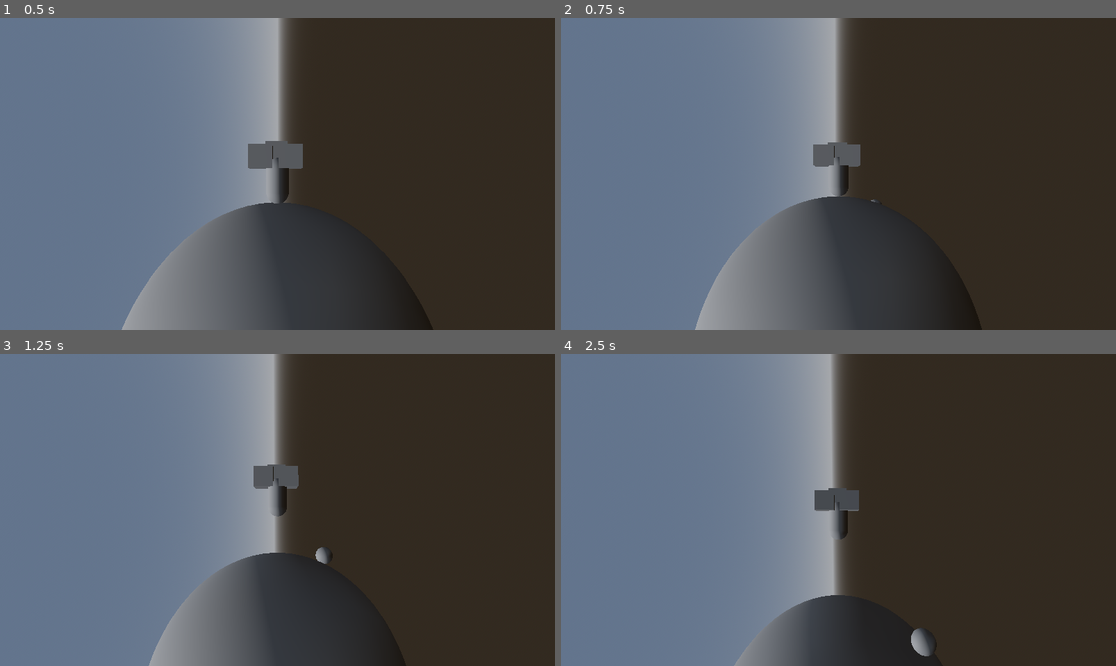
Above: before the commit, frames 1-4 (two rows, left to right).
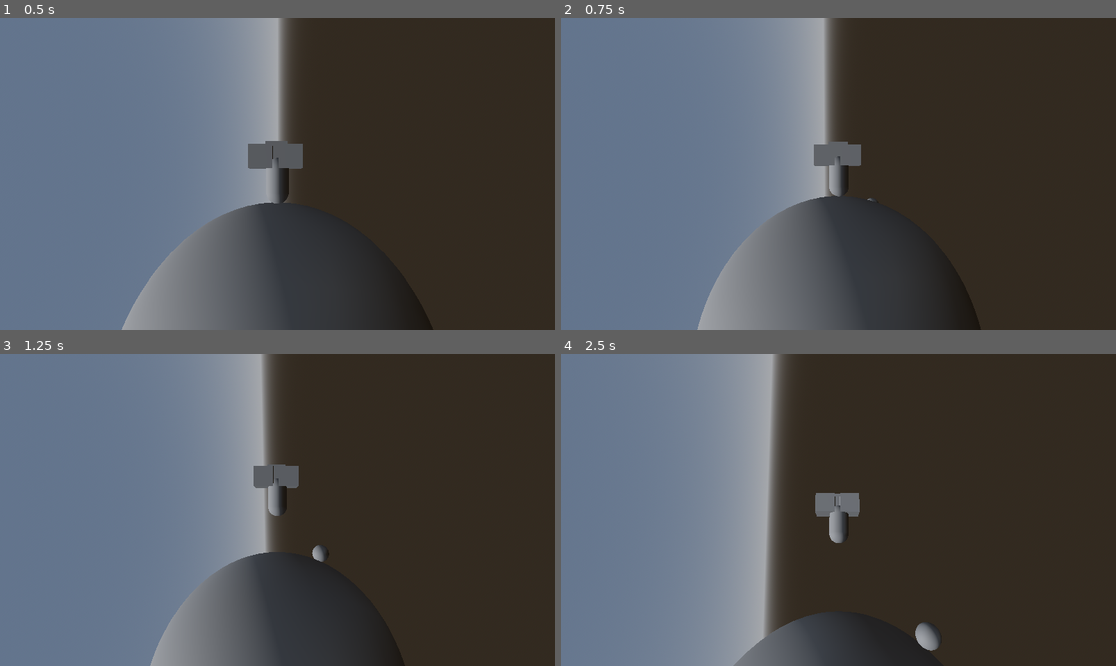
Above: after the commit, the same moments.

Repository: keykk/TesteMecanicaGravidade
Game: Godot game, scene res://mundo.tscn
Same seed, same stepped clock (60 frames per second), same inputs: the game is played once before the commit and once after it. The project has no main scene, so this scene is started directly.
Inputs (mouse positions are in pixels of both pictures, inside the frame that each line leads up to):
- Up to frame 1 (0.5 s): no input
- Up to frame 2 (0.75 s): move the mouse to (866, 174) at 0.52 s; hold Up (move_forward) from 0.53 s (still down); click (866, 174) at 0.6 s
- Up to frame 3 (1.25 s): keep holding Up (move_forward); tap Space (jump) at 0.77 s
- Up to frame 4 (2.5 s): keep holding Up (move_forward); move the mouse to (810, 510) at 1.27 s; tap K (camera_down) at 1.35 s; click (810, 510) at 1.42 s; tap Space (jump) at 1.52 s; move the mouse to (849, 503) at 2.02 s; tap J (camera_left) at 2.1 s; click (849, 503) at 2.17 s

Frame 1 is identical in both runs. In frame 2, 1.7% of the frame differs, in the area x 24-76%, y 0-100%; in frame 3, 2.0%; in frame 4, 20%, in the area x 27-69%, y 0-100%.

Commit message:
Correção da movimentação da camera

Diff:
--- a/CharacterBody3D.gd
+++ b/CharacterBody3D.gd
@@ -13,15 +13,10 @@
 	"camera_down":[KEY_K],
 	"attack_1":[MOUSE_BUTTON_LEFT]
 }
-@export var camera_view: Node3D
 @export_subgroup("Properties")
 @export var movement_speed: int = 250
 @export var jump_strength: int = 10
-@onready var planet_1 = $"../planet1"
 
-const SPEED = 5.0
-const JUMP_VELOCITY = 4.5
-@onready var node_3d = $"../Node3D"
 @export var planet_path : NodePath
 
 # Get the gravity from the project settings to be synced with RigidBody nodes.
@@ -46,8 +41,6 @@
 var up_dir: Vector3
 var current_forward: Vector3
 var orientation: Basis
-
-var projected_position: Vector3 = Vector3.ZERO
 var planet_direction: Vector3 = Vector3.ZERO
 
 func _ready():
@@ -62,11 +55,7 @@
 	velocity += gravity_velocity
 	up_direction = -gravity.normalized()
 
-
 	move_and_slide()
-
-	projected_position = get_projected_position_on_planet()
-	planet_direction = gravity.normalized()
 
 
 func apply_gravity(delta) -> void:
@@ -99,7 +88,7 @@
 	forward_dir = -transform.basis.z
 
 	move_dir = (forward_dir * input_direction.x + right_dir * input_direction.y).normalized()
-	#move_dir = move_dir.rotated(Vector3.UP, camera_view.rotation.y).normalized()
+
 	velocity = move_dir * movement_speed * delta
 
 	if Input.is_action_just_pressed("jump"):
@@ -112,7 +101,6 @@
 
 
 func handle_orientation(delta) -> void:
-	#update_player_rotation()
 	# Step 1: Align the player with the planet
 	up_dir = -gravity.normalized()
 	current_forward = global_transform.basis.z # This might cause the resetting while leaving keys
@@ -200,18 +188,3 @@
 		var planet_radius = sphere_node.scale.x * 0.5  # Assuming the planet is a perfect sphere with diameter = scale.x
 		return sphere_node.global_transform.origin + normalized_dir * planet_radius
 	return Vector3.ZERO
-
-func update_player_rotation():
-	# Pegar a base atual do jogador
-	var player_transform = global_transform
-
-	# Criar uma nova base para rotação horizontal
-	var rotation_transform = Transform3D()
-	rotation_transform.basis = Basis()
-	rotation_transform.basis = rotation_transform.basis.rotated(Vector3(0, 1, 0), deg_to_rad(camera_view.camera_rotation.y))
-
-	# Aplicar a rotação horizontal ao jogador mantendo a orientação vertical
-	player_transform.basis = rotation_transform.basis * player_transform.basis
-
-	# Atualizar a transformação global do jogador
-	global_transform = player_transform
--- a/camera_pivot.gd
+++ b/camera_pivot.gd
@@ -8,55 +8,41 @@
 @export var zoom_maximum = 4
 @export var zoom_speed = 10
 
-@export_group("Rotation")
-@export var rotation_speed = 120
-@export var min_rotation_x = -80
-@export var max_rotation_x = -10
-
 @export_group("Mouse")
 @export var mouse_sensitivity : float = 0.1
 
-var camera_rotation:Vector3
-var target_rotation:Vector3
+var camera_rotation:Vector3 = Vector3.ZERO
+var previous_camera_rotation_y = 0.0
 var zoom = 10
-var is_right_mouse_button_pressed = false
-var last_mouse_position = Vector2()
-var input := Vector3.ZERO
-var input_target := Vector3.ZERO
-@onready var planet = $"../planet1"
 
 @onready var camera = $camera
 
-var smoothing: float = 10
-var last_position: float = 0.0
-var player
 const VERTICAL_LIMIT = 60
 func _ready():
 	Input.set_mouse_mode(Input.MOUSE_MODE_CAPTURED)
 	camera_rotation = rotation_degrees # Initial rotation
-	player = target
 	pass
 
 
 func _physics_process(delta):
 	self.position = self.position.lerp(target.position, delta * 4)
-
 	camera.position = camera.position.lerp(Vector3(0, 0, zoom), 8 * delta)
 	handle_input(delta)
 	global_transform.basis = target.orientation
-	update_camera(delta)
+	update_player_rotation()
+	apply_mouse_rotation()
 	pass
 
 # Handle input
 
 func handle_input(delta):
 	# Rotation
+	var input := Vector3.ZERO
 	input.y = Input.get_axis("camera_left", "camera_right")
 	input.x = Input.get_axis("camera_up", "camera_down")
 
-	#camera_rotation += input.limit_length(1.0) * rotation_speed * delta
-	#camera_rotation.x = clamp(camera_rotation.x, min_rotation_x, max_rotation_x)
-	# Zooming
+	camera_rotation += input.limit_length(1.0) * 4
+	camera_rotation.x = clamp(camera_rotation.x, -VERTICAL_LIMIT, 30)
 
 	zoom += Input.get_axis("zoom_in", "zoom_out") * zoom_speed * delta
 	zoom = clamp(zoom, zoom_maximum, zoom_minimum)
@@ -73,103 +59,36 @@
 
 	if event is InputEventMouseMotion:
 		var mouse_movement = event.relative
-		#
-		#var input := Vector3.ZERO
-		#input.x = (mouse_movement.y * mouse_sensitivity) * -1
-		#input.y = (mouse_movement.x * mouse_sensitivity) * -1
-	#
-		#camera_rotation += input.limit_length(1.0) * 4
-
-		#
-		#print(mouse_movement)
-		#var current_mouse_position = event.position
-		#var delta = current_mouse_position - last_mouse_position
-		#last_mouse_position = current_mouse_position
 		rotate_camera(mouse_movement)
 
 func rotate_camera(delta):
+	var input := Vector3.ZERO
 	input.x = (delta.y * mouse_sensitivity) * -1
-	input_target.y = (delta.x * mouse_sensitivity) * -1
+	input.y = (delta.x * mouse_sensitivity) * -1
 
 	camera_rotation += input.limit_length(1.0) * 4
-	target_rotation += input_target.limit_length(1.0) * 1
-	target_rotation.y = clamp(target_rotation.y, -10, 10)
 	camera_rotation.x = clamp(camera_rotation.x, -VERTICAL_LIMIT, 30)
-	update_player_rotation()
 
 
 func update_player_rotation():
-	# Pegar a base atual do jogador
+	# Calcular a rotação incremental da câmera 2
+	var delta_rotation_y = camera_rotation.y - previous_camera_rotation_y
+	previous_camera_rotation_y = camera_rotation.y
 
-	var player_transform = player.global_transform
+	# Calcular a rotação horizontal do jogador
+	var player_rotation_transform = Transform3D()
+	player_rotation_transform.basis = Basis()
+	player_rotation_transform.basis = player_rotation_transform.basis.rotated(Vector3(0, 1, 0), deg_to_rad(delta_rotation_y))
 
-	# Criar uma nova base para rotação horizontal
-	var rotation_transform = Transform3D()
-	rotation_transform.basis = Basis()
-	rotation_transform.basis = rotation_transform.basis.rotated(Vector3(0, 1, 0), deg_to_rad(target_rotation.y))
+	# Aplicar a rotação diretamente ao jogador
+	target.global_transform.basis = target.global_transform.basis * player_rotation_transform.basis
 
-	# Aplicar a rotação horizontal ao jogador mantendo a orientação vertical
-	player_transform.basis = rotation_transform.basis * player_transform.basis
-
-	# Atualizar a transformação global do jogador
-	player.global_transform = player_transform
-	apply_mouse_rotation_target()
-
-
-#func update_player_rotation():
-	## Calcular a nova direção do jogador após a rotação horizontal da câmera
-	#var new_player_forward = player.global_transform.basis.z.rotated(Vector3(0, 1, 0), deg_to_rad(camera_rotation.y))
-	#
-	## Calcular a rotação necessária para a nova direção do jogador
-	#var look_rotation = Basis(new_player_forward, Vector3(0, 1, 0)).get_rotation_quat()
-	#
-	## Aplicar a nova rotação ao jogador
-	#player.global_transform.basis = Basis(look_rotation)
-
-func update_camera(delta):
-	## Posição do jogador e do planeta
-	#var player_position = player.global_transform.origin
-	#var planet_position = planet.global_transform.origin
-	#
-	## Vetor da direção do planeta para o jogador
-	#var to_player = (player_position - planet_position).normalized()
-	#
-	## Calcular a nova orientação da câmera
-	#var target_orientation = Transform3D()
-	#target_orientation.origin = global_transform.origin  # Manter a posição da câmera
-	#target_orientation.basis = Basis()  # Resetar a base
-	#
-	## Definir o eixo "up" da câmera como o vetor de direção do planeta para o jogador
-	#target_orientation.basis.y = to_player
-	#
-	## Definir o eixo "forward" da câmera como a direção que o jogador está olhando
-	#target_orientation.basis.z = (player.global_transform.basis.z).normalized()
-	#
-	## Corrigir o eixo "x" com um produto vetorial para manter a ortogonalidade
-	#target_orientation.basis.x = target_orientation.basis.y.cross(target_orientation.basis.z).normalized()
-	#
-	## Recalcular o eixo "z" para garantir a ortogonalidade
-	#target_orientation.basis.z = target_orientation.basis.x.cross(target_orientation.basis.y).normalized()
-	#
-	## Interpolar suavemente a rotação da câmera
-	#global_transform.basis = global_transform.basis.slerp(target_orientation.basis, 0.18)
-
-	apply_mouse_rotation()
 
 func apply_mouse_rotation():
 	var rotation_transform = Transform3D()
 	rotation_transform.basis = Basis()
 	rotation_transform.basis = rotation_transform.basis.rotated(Vector3(1, 0, 0), deg_to_rad(camera_rotation.x))
-	rotation_transform.basis = rotation_transform.basis.rotated(Vector3(0, 1, 0), deg_to_rad(camera_rotation.y))
+	#rotation_transform.basis = rotation_transform.basis.rotated(Vector3(0, 1, 0), deg_to_rad(camera_rotation.y))
 
 	# Aplicar a rotação adicional à câmera
 	global_transform.basis = global_transform.basis * rotation_transform.basis
-
-func apply_mouse_rotation_target():
-	var rotation_transform = Transform3D()
-	rotation_transform.basis = Basis()
-	#rotation_transform.basis = rotation_transform.basis.rotated(Vector3(1, 0, 0), deg_to_rad(target_rotation.x))
-	rotation_transform.basis = rotation_transform.basis.rotated(Vector3(0, 1, 0), deg_to_rad(target_rotation.y))
-
-	# Aplicar a rotação adicional à câmera
-	target.global_transform.basis = global_transform.basis * rotation_transform.basis
--- a/mundo.tscn
+++ b/mundo.tscn
@@ -42,14 +42,12 @@
 target = NodePath("../CharacterBody3D")
 
 [node name="camera" type="Camera3D" parent="camera_pivot"]
-transform = Transform3D(1, 0, 0, 0, 1, 0, 0, 0, 1, 0, 0, 0)
 
-[node name="CharacterBody3D" type="CharacterBody3D" parent="." node_paths=PackedStringArray("camera_view")]
+[node name="CharacterBody3D" type="CharacterBody3D" parent="."]
 transform = Transform3D(1, 0, 0, 0, 1, 0, 0, 0, 1, -8, 0, 1)
 up_direction = Vector3(0, -1, 0)
 platform_on_leave = 2
 script = ExtResource("3_bs063")
-camera_view = NodePath("../camera_pivot")
 planet_path = NodePath("../planet1")
 
 [node name="CollisionShape3D" type="CollisionShape3D" parent="CharacterBody3D"]
